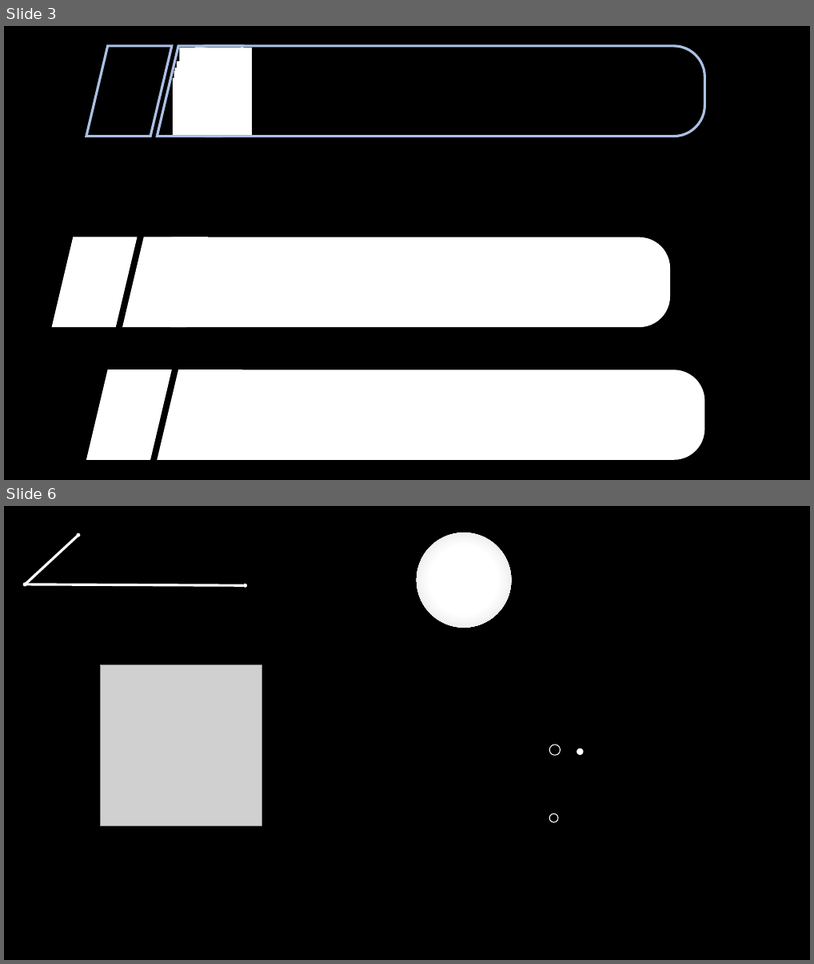
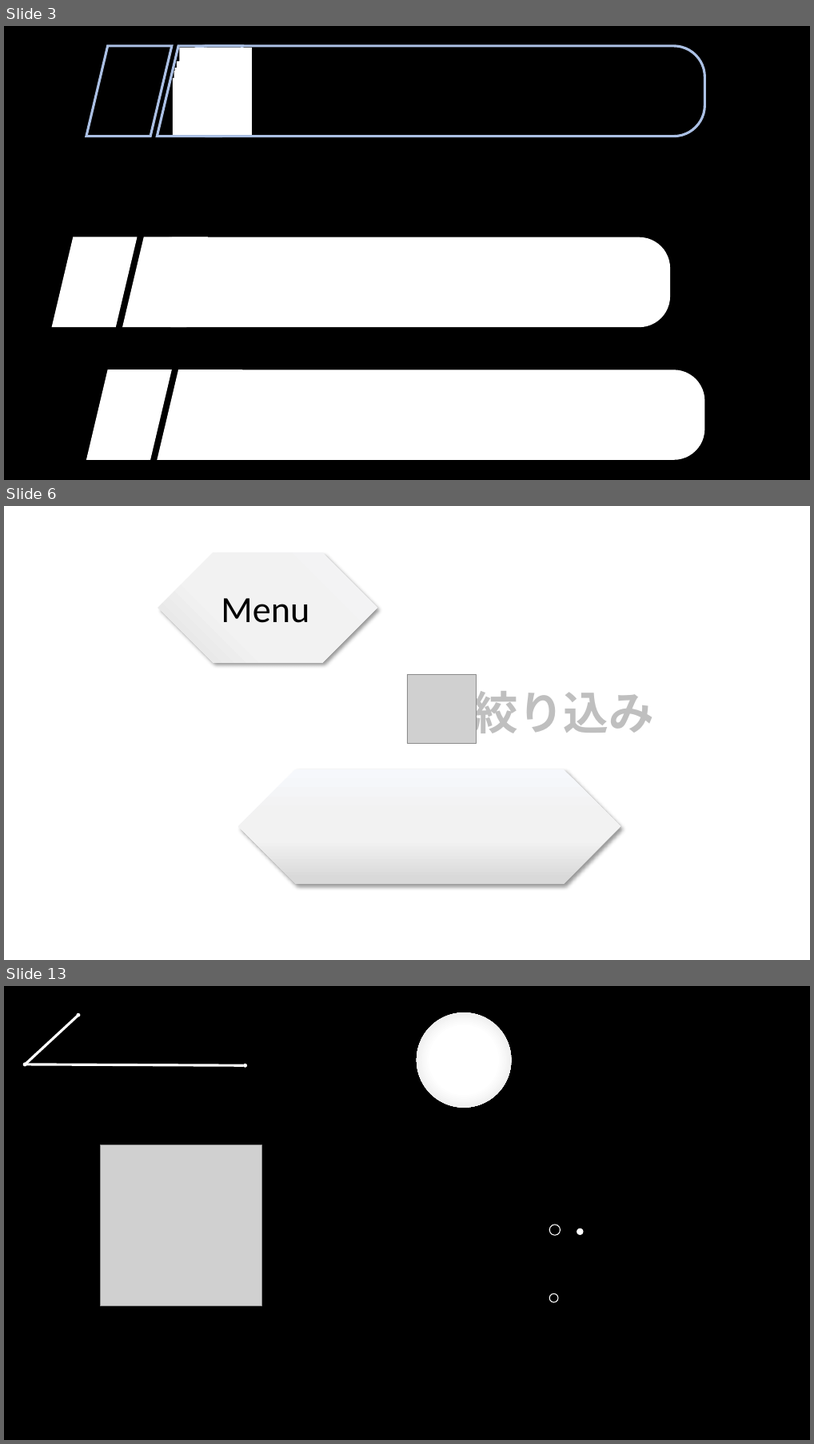
Before and after one commit to YuukiReiya/RhythmGame, a slide deck: resource.pptx. Shown one above the other, each under a label of ours: slides 3 and 6 before the commit, slides 3, 6 and 13 after it; the slides between them are not shown. The pictures are 814x964 and 814x1444 pixels, drawn with LibreOffice and Linux fonts; fonts in the diff are those of the drawing; grey boxes stand for pictures; background and template pictures are left out. Boxes give left, top, right and bottom in pixels: in the first picture for what was removed or moved away, otherwise in the second. Text is boxed around its words. In the diff, an @@ line names an element or a change of style, - is before the commit and + after.

```diff
--- a/resource.pptx
+++ b/resource.pptx
@@ slide 6 added at [4, 506, 810, 960], background #FFFFFF @@
@@ snip diag rect added at [158, 506, 378, 717], fill gradient #F6F8FC to #F2F2F2 to #D9D9D9 @@
@@ text added at [221, 598, 310, 623], 44 pt, text #000000 @@
+Menu
@@ picture added at [407, 674, 477, 743] @@
@@ text added at [473, 683, 654, 740], 54 pt, text #BFBFBF, bold @@
+絞り込み
@@ snip diag rect added at [238, 769, 622, 884], fill gradient #F6F8FC to #F2F2F2 to #D9D9D9 @@
@@ what was slide 6 is now slide 13 @@
```
Also in this commit, not shown: 7 other slides added, 1 slide removed.
